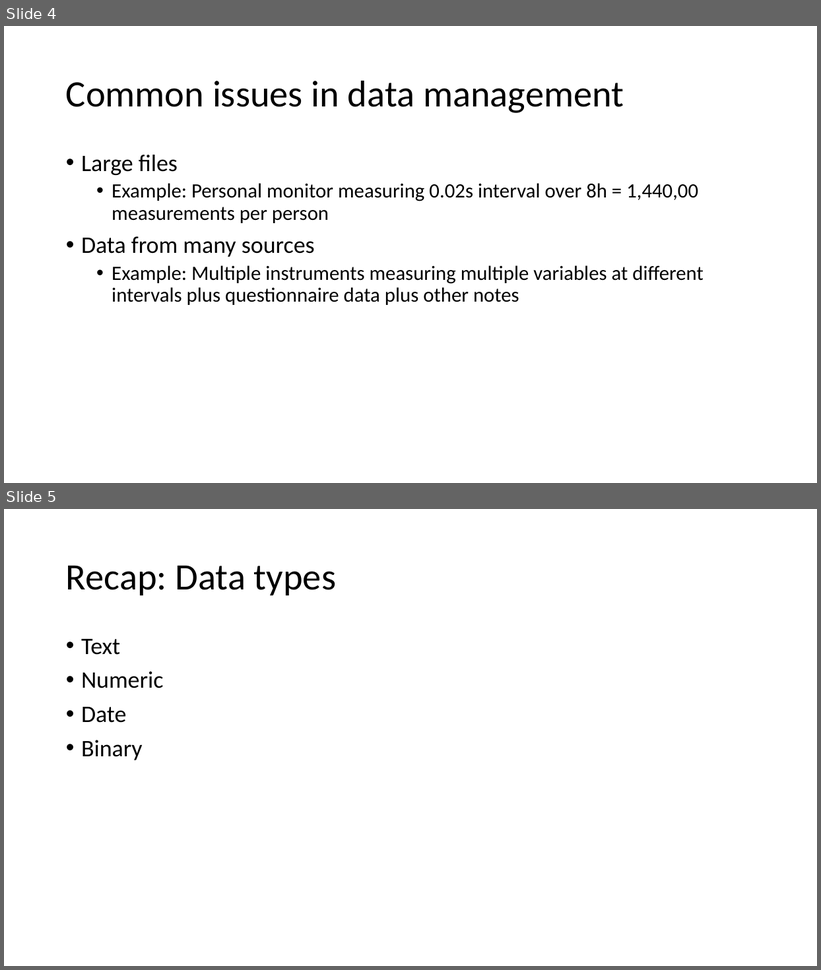
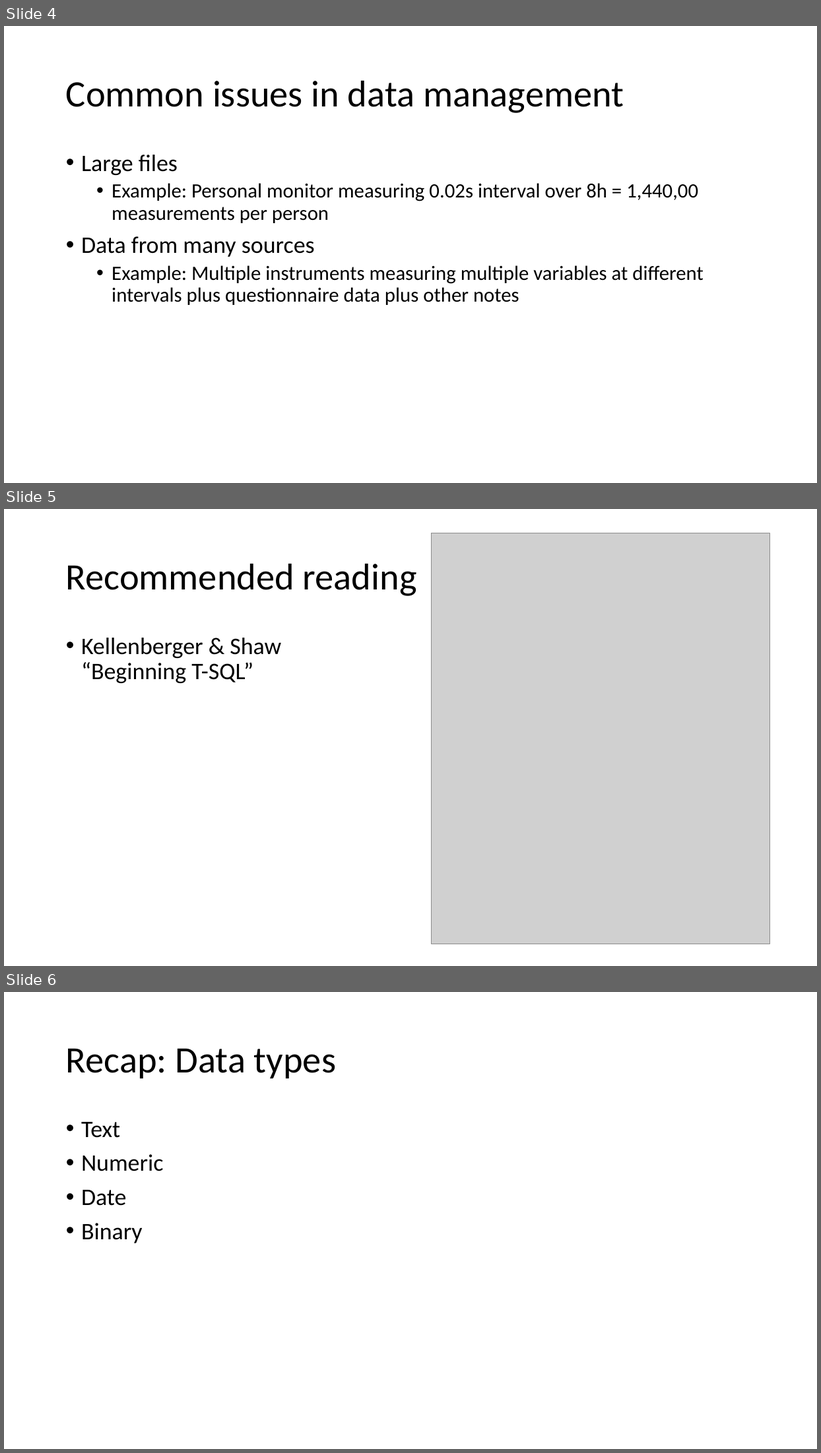
Before and after one commit to anmolter/sql, a slide deck: Introduction.pptx. Shown one above the other, each under a label of ours: slides 4 and 5 before the commit, slides 4, 5 and 6 after it. The pictures are 821x970 and 821x1453 pixels, drawn with LibreOffice and Linux fonts; fonts in the diff are those of the drawing; grey boxes stand for pictures. Boxes give left, top, right and bottom in pixels: in the first picture for what was removed or moved away, otherwise in the second. Text is boxed around its words. In the diff, an @@ line names an element or a change of style, - is before the commit and + after.

```diff
--- a/Introduction.pptx
+++ b/Introduction.pptx
@@ slide 5 added at box(4, 509, 817, 966), background #FFFFFF @@
@@ picture added at box(432, 533, 770, 945) @@
@@ title added at box(66, 563, 417, 596), 44 pt, text #000000 @@
+Recommended reading
@@ text added at box(81, 638, 281, 683), 28 pt, text #000000 @@
+• Kellenberger & Shaw “Beginning T-SQL”
@@ what was slide 5 is now slide 6 @@
```
